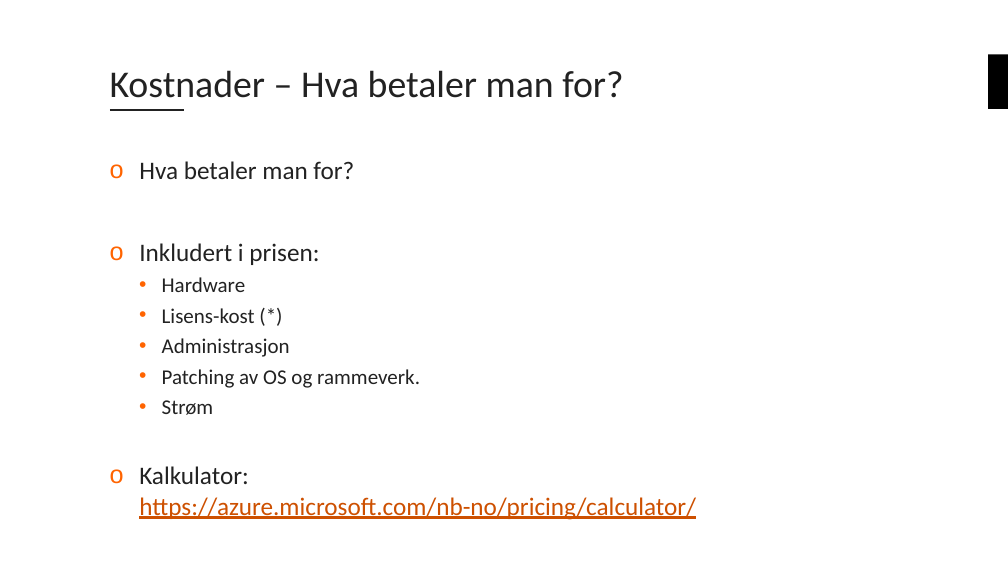
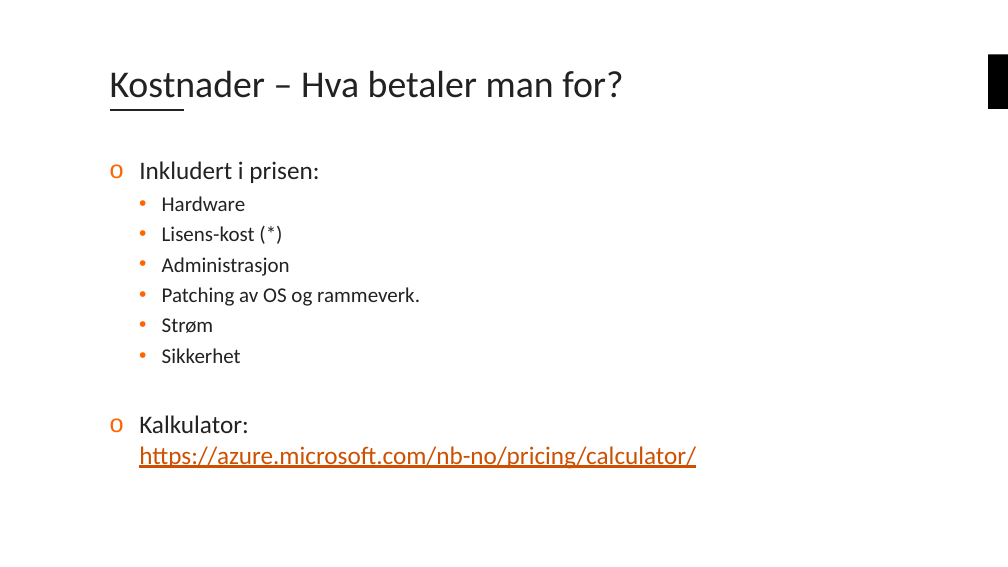
Before and after one commit to bouvet/azure-workshops, a slide deck: slide 11 of Workshop_1/Presentasjon/Azureskolen-Workshop#1.pptx. Drawn at 1008x567 pixels with LibreOffice and Linux fonts; fonts in the diff are those of the drawing; background and template pictures are left out. Boxes give left, top, right and bottom in pixels: in the first picture for what was removed or moved away, otherwise in the second. Text is boxed around its words. In the diff, an @@ line names an element or a change of style, - is before the commit and + after.

```diff
--- a/Workshop_1/Presentasjon/Azureskolen-Workshop#1.pptx
+++ b/Workshop_1/Presentasjon/Azureskolen-Workshop#1.pptx
@@ text at <box>139,161,354,179</box>: paragraph removed @@
-o Hva betaler man for?
@@ text at <box>162,348,241,363</box>: paragraph added @@
+  • Sikkerhet
```
Also in this commit, not shown: 6 other slides changed, 2 slides added.
